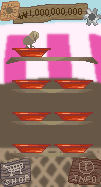
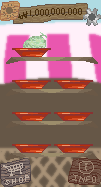
Revision of a layered 101px x 187px image; what changed, layer by layer:
hid "kiwibird" over 23, 31, 39, 48
painted on "melon" over 23, 32, 47, 48
